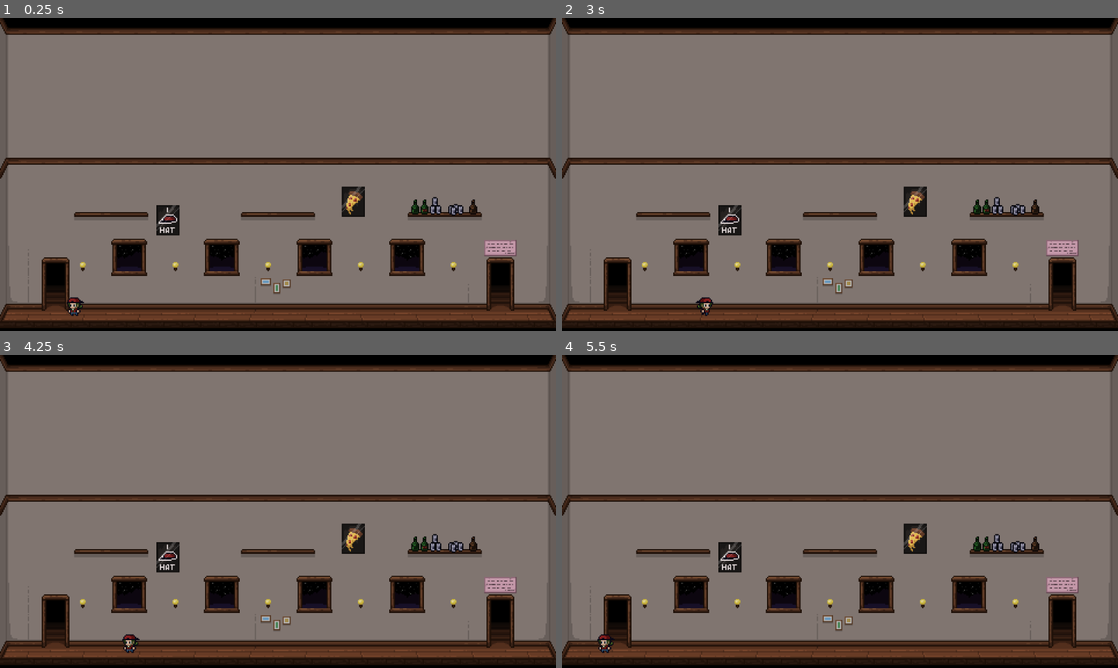
Above: before the commit, frames 1-4 (two rows, left to right).
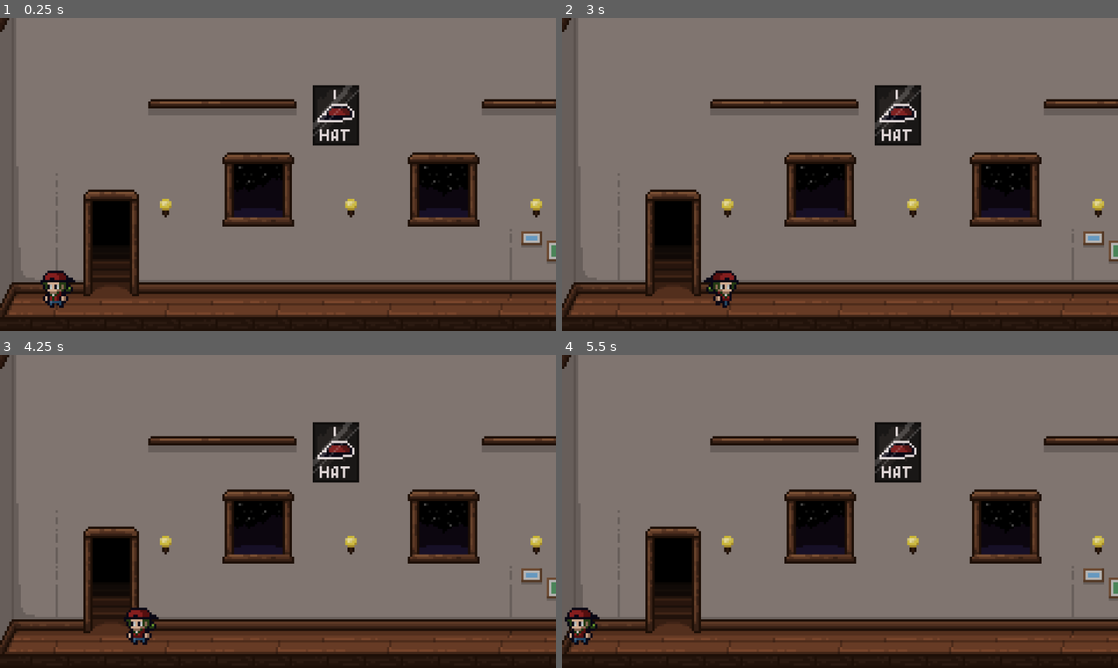
Above: after the commit, the same moments.

Repository: Sleeping-Robot-Games/Hat-Trick
Game: Godot game, scene res://scenes/game.tscn
Same seed, same stepped clock (60 frames per second), same inputs: the game is played once before the commit and once after it. This scene is started directly instead of the project's main scene.
Inputs:
- Up to frame 1 (0.25 s): no input
- Up to frame 2 (3 s): hold Right (ui_right) 0.53-1.28 s; hold Left (ui_left) 1.28-2.03 s; hold Right (ui_right) from 2.03 s (still down)
- Up to frame 3 (4.25 s): release Right (ui_right) at 3.53 s; hold Left (ui_left) from 3.53 s (still down)
- Up to frame 4 (5.5 s): keep holding Left (ui_left)

The runs differ from the first frame. In frame 1, 37% of the frame differs, in the area x 0-100%, y 0-100%; in frame 2, 38%; in frame 3, 37%; in frame 4, 37%.

Commit message:
adds npc scene and scales

Diff:
--- a/scenes/character_creator.tscn
+++ b/scenes/character_creator.tscn
@@ -185,7 +185,7 @@
 
 [node name="AnimationPlayer" type="AnimationPlayer" parent="."]
 libraries = {
-"player_animations": ExtResource("8_o6rbx")
+"player": ExtResource("8_o6rbx")
 }
 
 [connection signal="button_up" from="Random" to="." method="_on_random_button_up"]
--- a/scenes/game.tscn
+++ b/scenes/game.tscn
@@ -1,13 +1,13 @@
 [gd_scene load_steps=3 format=3 uid="uid://dt6v7wgiewnn2"]
 
-[ext_resource type="PackedScene" uid="uid://dn0jnues5o1h2" path="res://scenes/map_one.tscn" id="1_x2dao"]
+[ext_resource type="PackedScene" uid="uid://dn0jnues5o1h2" path="res://scenes/level_one.tscn" id="1_x2dao"]
 [ext_resource type="PackedScene" uid="uid://dfywlhuf8sf7q" path="res://scenes/player.tscn" id="2_ivu6y"]
 
 [node name="Game" type="Node2D"]
 
-[node name="Node2D" parent="." instance=ExtResource("1_x2dao")]
-position = Vector2(-1, 2)
+[node name="Level" parent="." instance=ExtResource("1_x2dao")]
 
 [node name="Player" parent="." instance=ExtResource("2_ivu6y")]
 z_index = 0
-position = Vector2(131, 482)
+position = Vector2(102, 436)
+scale = Vector2(4, 4)
--- a/scenes/map_one.tscn
+++ b/scenes/level_one.tscn
@@ -262,8 +262,9 @@
 physics_layer_0/collision_layer = 1
 sources/1 = SubResource("TileSetAtlasSource_bu5jm")
 
-[node name="Node2D" type="Node2D"]
-scale = Vector2(2, 2)
+[node name="Level" type="Node2D"]
+position = Vector2(-2, -526)
+scale = Vector2(4, 4)
 
 [node name="TileMap" type="TileMap" parent="."]
 position = Vector2(0.5, 269.5)
--- /dev/null
+++ b/scenes/npc.tscn
@@ -0,0 +1,15 @@
+[gd_scene load_steps=3 format=3 uid="uid://bdrfler07o685"]
+
+[ext_resource type="PackedScene" uid="uid://b122j6j8bxdt8" path="res://scenes/sprite_holder.tscn" id="1_wjy8m"]
+[ext_resource type="AnimationLibrary" uid="uid://dbbrrvxcsp7rq" path="res://player_animations.res" id="2_85d04"]
+
+[node name="NPC" type="CharacterBody2D"]
+
+[node name="CollisionShape2D" type="CollisionShape2D" parent="."]
+
+[node name="SpriteHolder" parent="." instance=ExtResource("1_wjy8m")]
+
+[node name="AnimationPlayer" type="AnimationPlayer" parent="."]
+libraries = {
+"player": ExtResource("2_85d04")
+}
--- a/scenes/player.tscn
+++ b/scenes/player.tscn
@@ -1,30 +1,12 @@
-[gd_scene load_steps=15 format=3 uid="uid://dfywlhuf8sf7q"]
+[gd_scene load_steps=5 format=3 uid="uid://dfywlhuf8sf7q"]
 
-[ext_resource type="Shader" path="res://assets/shaders/PaletteSwapper.gdshader" id="1_4okdx"]
 [ext_resource type="Script" path="res://scripts/player_one.gd" id="1_x4b10"]
-[ext_resource type="Texture2D" uid="uid://dm3tqt5dkr1d6" path="res://assets/palettes/body/body_000.png" id="2_cmx4e"]
-[ext_resource type="Texture2D" uid="uid://cdu0rl5qun17d" path="res://assets/sprites/outfit/outfit_001.png" id="2_dev26"]
-[ext_resource type="Texture2D" uid="uid://dyjryfx0esvju" path="res://assets/sprites/body/body.png" id="3_71yho"]
-[ext_resource type="Texture2D" uid="uid://d2m2c7q8veh5u" path="res://assets/sprites/hair/hair_006.png" id="3_216po"]
-[ext_resource type="Texture2D" uid="uid://1jn08j1qrijk" path="res://assets/palettes/body/body_002.png" id="4_cogda"]
-[ext_resource type="Texture2D" uid="uid://bfgdnnjdqimif" path="res://assets/palettes/haircolor/haircolor_000.png" id="4_f8tdt"]
-[ext_resource type="Texture2D" uid="uid://dgpfbaiardfy8" path="res://assets/palettes/haircolor/haircolor_007.png" id="5_g1qi7"]
-[ext_resource type="Texture2D" uid="uid://brijoqeupxl23" path="res://assets/sprites/hat/snapback.png" id="8_wbcui"]
+[ext_resource type="PackedScene" uid="uid://b122j6j8bxdt8" path="res://scenes/sprite_holder.tscn" id="2_v2oy6"]
 [ext_resource type="AnimationLibrary" uid="uid://dbbrrvxcsp7rq" path="res://player_animations.res" id="10_f0ir3"]
 
 [sub_resource type="CapsuleShape2D" id="CapsuleShape2D_c2sdf"]
 radius = 7.0
 height = 18.0
-
-[sub_resource type="ShaderMaterial" id="ShaderMaterial_qg1bq"]
-shader = ExtResource("1_4okdx")
-shader_parameter/palette_swap = ExtResource("4_cogda")
-shader_parameter/greyscale_palette = ExtResource("2_cmx4e")
-
-[sub_resource type="ShaderMaterial" id="ShaderMaterial_way3m"]
-shader = ExtResource("1_4okdx")
-shader_parameter/palette_swap = ExtResource("5_g1qi7")
-shader_parameter/greyscale_palette = ExtResource("4_f8tdt")
 
 [node name="Player" type="CharacterBody2D"]
 z_index = 1
@@ -35,35 +17,9 @@
 position = Vector2(0, 7)
 shape = SubResource("CapsuleShape2D_c2sdf")
 
-[node name="SpriteHolder" type="Node2D" parent="."]
-
-[node name="body" type="Sprite2D" parent="SpriteHolder"]
-material = SubResource("ShaderMaterial_qg1bq")
-texture = ExtResource("3_71yho")
-hframes = 8
-vframes = 3
-frame = 1
-
-[node name="hair" type="Sprite2D" parent="SpriteHolder"]
-material = SubResource("ShaderMaterial_way3m")
-texture = ExtResource("3_216po")
-hframes = 8
-vframes = 3
-frame = 1
-
-[node name="outfit" type="Sprite2D" parent="SpriteHolder"]
-texture = ExtResource("2_dev26")
-hframes = 8
-vframes = 3
-frame = 1
-
-[node name="hat" type="Sprite2D" parent="SpriteHolder"]
-texture = ExtResource("8_wbcui")
-hframes = 8
-vframes = 3
-frame = 1
+[node name="SpriteHolder" parent="." instance=ExtResource("2_v2oy6")]
 
 [node name="AnimationPlayer" type="AnimationPlayer" parent="."]
 libraries = {
-"Player": ExtResource("10_f0ir3")
+"player": ExtResource("10_f0ir3")
 }
--- /dev/null
+++ b/scenes/sprite_holder.tscn
@@ -0,0 +1,49 @@
+[gd_scene load_steps=12 format=3 uid="uid://b122j6j8bxdt8"]
+
+[ext_resource type="Shader" path="res://assets/shaders/PaletteSwapper.gdshader" id="1_3cgbj"]
+[ext_resource type="Texture2D" uid="uid://dm3tqt5dkr1d6" path="res://assets/palettes/body/body_000.png" id="2_a0g4y"]
+[ext_resource type="Texture2D" uid="uid://1jn08j1qrijk" path="res://assets/palettes/body/body_002.png" id="3_3x1pf"]
+[ext_resource type="Texture2D" uid="uid://dyjryfx0esvju" path="res://assets/sprites/body/body.png" id="4_qpyue"]
+[ext_resource type="Texture2D" uid="uid://bfgdnnjdqimif" path="res://assets/palettes/haircolor/haircolor_000.png" id="5_8s56o"]
+[ext_resource type="Texture2D" uid="uid://dgpfbaiardfy8" path="res://assets/palettes/haircolor/haircolor_007.png" id="6_0xvtb"]
+[ext_resource type="Texture2D" uid="uid://d2m2c7q8veh5u" path="res://assets/sprites/hair/hair_006.png" id="7_wwm0y"]
+[ext_resource type="Texture2D" uid="uid://cdu0rl5qun17d" path="res://assets/sprites/outfit/outfit_001.png" id="8_lowsh"]
+[ext_resource type="Texture2D" uid="uid://brijoqeupxl23" path="res://assets/sprites/hat/snapback.png" id="9_jbgmn"]
+
+[sub_resource type="ShaderMaterial" id="ShaderMaterial_qg1bq"]
+shader = ExtResource("1_3cgbj")
+shader_parameter/palette_swap = ExtResource("3_3x1pf")
+shader_parameter/greyscale_palette = ExtResource("2_a0g4y")
+
+[sub_resource type="ShaderMaterial" id="ShaderMaterial_way3m"]
+shader = ExtResource("1_3cgbj")
+shader_parameter/palette_swap = ExtResource("6_0xvtb")
+shader_parameter/greyscale_palette = ExtResource("5_8s56o")
+
+[node name="SpriteHolder" type="Node2D"]
+
+[node name="body" type="Sprite2D" parent="."]
+material = SubResource("ShaderMaterial_qg1bq")
+texture = ExtResource("4_qpyue")
+hframes = 8
+vframes = 3
+frame = 1
+
+[node name="hair" type="Sprite2D" parent="."]
+material = SubResource("ShaderMaterial_way3m")
+texture = ExtResource("7_wwm0y")
+hframes = 8
+vframes = 3
+frame = 1
+
+[node name="outfit" type="Sprite2D" parent="."]
+texture = ExtResource("8_lowsh")
+hframes = 8
+vframes = 3
+frame = 1
+
+[node name="hat" type="Sprite2D" parent="."]
+texture = ExtResource("9_jbgmn")
+hframes = 8
+vframes = 3
+frame = 1
--- a/scripts/character_creator.gd
+++ b/scripts/character_creator.gd
@@ -36,7 +36,7 @@
 
 	create_random_character()
 
-	$AnimationPlayer.play("player_animations/idle_right")
+	$AnimationPlayer.play("player/idle_right")
 
 # Called every frame. 'delta' is the elapsed time since the previous frame.
 func _process(delta):
--- /dev/null
+++ b/scripts/npc.gd
@@ -0,0 +1,8 @@
+extends CharacterBody2D
+
+
+func _ready():
+	pass
+
+func _physics_process(delta):
+	pass
--- a/scripts/player_one.gd
+++ b/scripts/player_one.gd
@@ -1,6 +1,6 @@
 extends CharacterBody2D
 
-const SPEED = 2
+const SPEED = 3
 var idle_direction = "left"
 @onready var anim_player = $AnimationPlayer
 
@@ -30,9 +30,9 @@
 	if movement_direction.length() > 0:
 		movement_direction = movement_direction.normalized()
 		position += movement_direction * SPEED
-		anim_player.play("Player/walk_%s" % determine_animation_suffix(movement_direction))
+		anim_player.play("player/walk_%s" % determine_animation_suffix(movement_direction))
 	else:
-		anim_player.play("Player/idle_%s" % idle_direction)
+		anim_player.play("player/idle_%s" % idle_direction)
 
 func determine_animation_suffix(direction: Vector2) -> String:
 	if direction == Vector2(1, 0):
